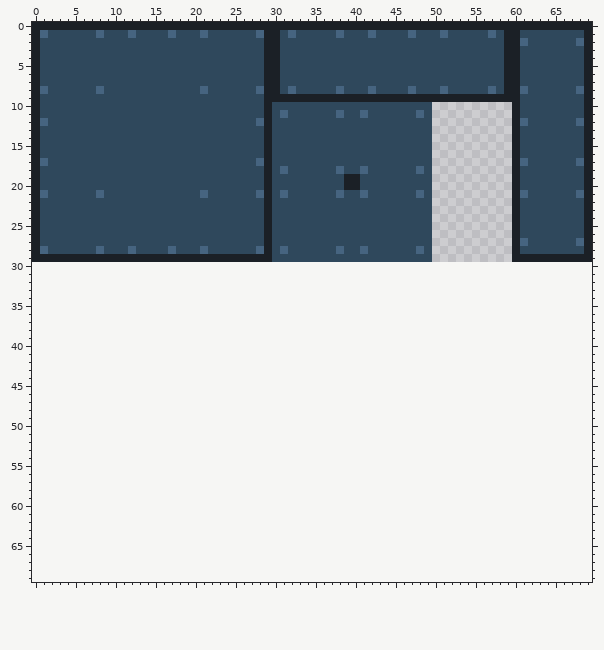
A sprite sheet gets an edit: maps/Tileset.png. That is the earlier state.
The file is 490x210 pixels, drawn in blocks of 7x7; one block is one cell here. The old version is drawn lined up with the new one, on the new canvas.
The result:
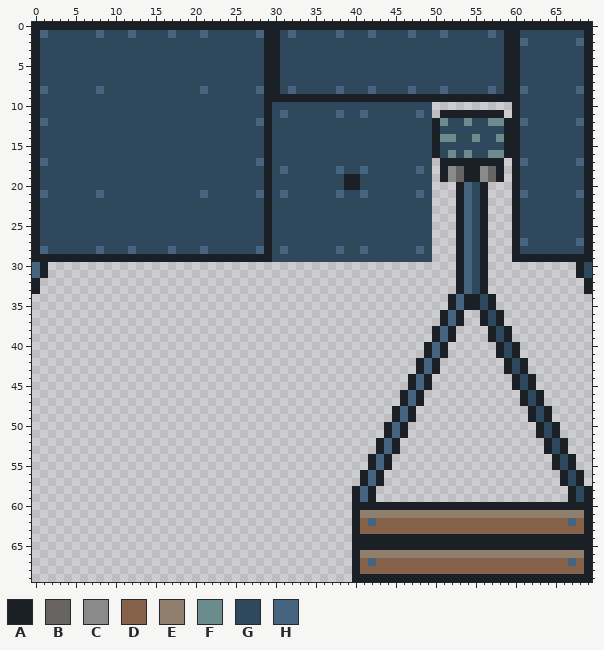
Palette (. is transparent): A #1b2026  B #686461  C #898a8a  D #86624a  E #917f6d  F #6b8b8c  G #2f485c  H #466480
From old to new:
canvas 70x30 -> 70x70
There is now colour A in row 11 at x 51 to 58; in rows 12 to 16 at x 50 and 59; in row 17 at x 51 to 58; in rows 18 to 19 at x 51, 54 to 55 and 58; in rows 20 to 29 at x 53 and 56; in rows 30 to 31 at x 1, 53, 56 and 68.
There is now colour A in rows 32 to 33 at x 0, 53, 56 and 69; in rows 34 to 35 at x 52, 54 to 55 and 57; in rows 36 to 37 at x 51, 53, 56 and 58; in rows 38 to 39 at x 50, 52, 57 and 59; in rows 40 to 41 at x 49, 51, 58 and 60; in rows 42 to 43 at x 48, 50, 59 and 61.
There is now colour A in rows 44 to 45 at x 47, 49, 60 and 62; in rows 46 to 47 at x 46, 48, 61 and 63; in rows 48 to 49 at x 45, 47, 62 and 64; in rows 50 to 51 at x 44, 46, 63 and 65; in rows 52 to 53 at x 43, 45, 64 and 66; in rows 54 to 55 at x 42, 44, 65 and 67.
There is now colour A in rows 56 to 57 at x 41, 43, 66 and 68; in rows 58 to 59 at x 40, 42, 67 and 69; in row 60 at x 40 to 69; in rows 61 to 63 at x 40 and 69; in rows 64 to 65 at x 40 to 69; in rows 66 to 68 at x 40 and 69.
There is now colour A in row 69 at x 40 to 69.
There is now colour B in rows 18 to 19 at x 53 and 57.
There is now colour C in rows 18 to 19 at x 52 and 56.
There is now colour D in row 62 at x 41, 43 to 66 and 68; in row 63 at x 41 to 68; in row 67 at x 41, 43 to 66 and 68; in row 68 at x 41 to 68.
There is now colour E in row 61 at x 41 to 68; in row 66 at x 41 to 68.
There is now colour F in row 12 at x 51, 54 and 57 to 58; in row 14 at x 51 to 52, 55 and 58; in row 16 at x 52, 54 and 57 to 58.
There is now colour G in row 12 at x 52 to 53 and 55 to 56; in row 13 at x 51 to 58; in row 14 at x 53 to 54 and 56 to 57; in row 15 at x 51 to 58; in row 16 at x 51, 53 and 55 to 56; in rows 20 to 29 at x 55.
There is now colour G in rows 30 to 31 at x 55 and 69; in rows 32 to 33 at x 55; in rows 34 to 35 at x 56; in rows 36 to 37 at x 57; in rows 38 to 39 at x 58; in rows 40 to 41 at x 59.
There is now colour G in rows 42 to 43 at x 60; in rows 44 to 45 at x 61; in rows 46 to 47 at x 62; in rows 48 to 49 at x 63; in rows 50 to 51 at x 64; in rows 52 to 53 at x 65.
There is now colour G in rows 54 to 55 at x 66; in rows 56 to 57 at x 67; in rows 58 to 59 at x 68.
There is now colour H in rows 20 to 29 at x 54; in rows 30 to 31 at x 0 and 54; in rows 32 to 33 at x 54; in rows 34 to 35 at x 53; in rows 36 to 37 at x 52; in rows 38 to 39 at x 51.
There is now colour H in rows 40 to 41 at x 50; in rows 42 to 43 at x 49; in rows 44 to 45 at x 48; in rows 46 to 47 at x 47; in rows 48 to 49 at x 46; in rows 50 to 51 at x 45.
There is now colour H in rows 52 to 53 at x 44; in rows 54 to 55 at x 43; in rows 56 to 57 at x 42; in rows 58 to 59 at x 41; in row 62 at x 42 and 67; in row 67 at x 42 and 67.
Where, in picture pixels (left, top, right, bottom), the same in both pictures:
added: (352, 110, 592, 582)
added: (32, 262, 48, 294)
